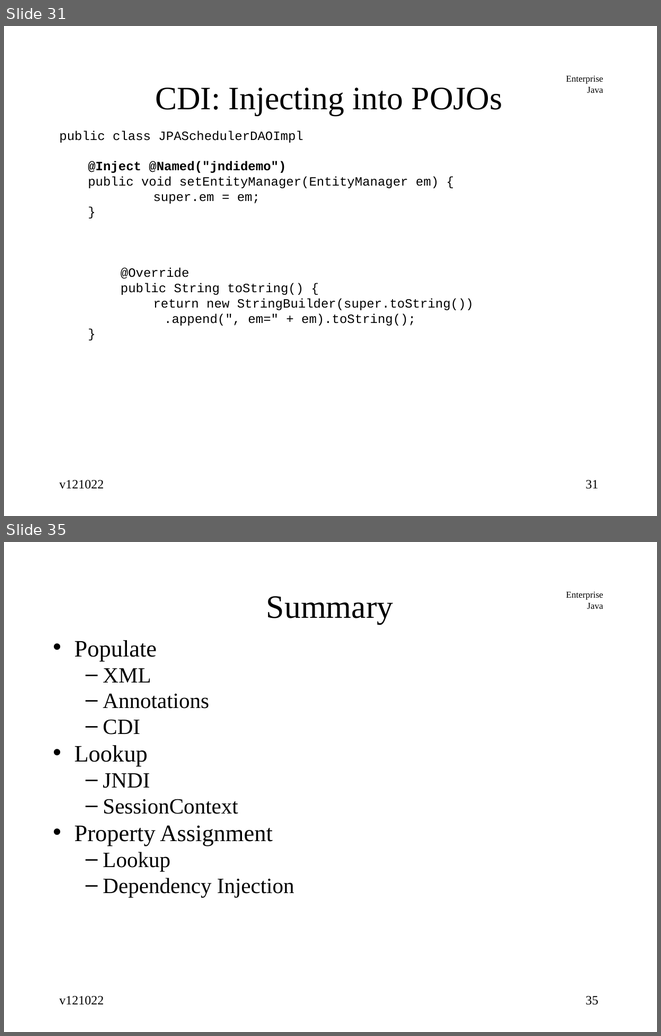
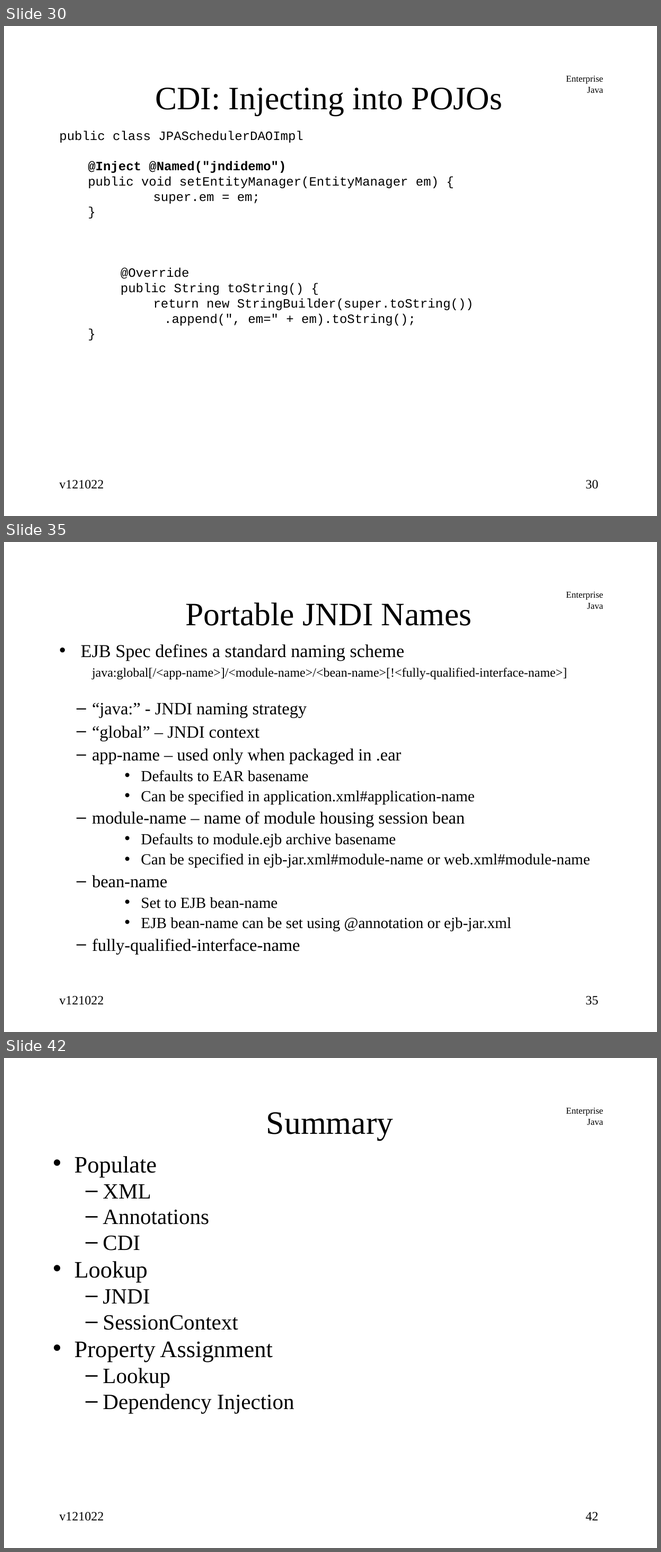
Before and after one commit to jcstaff/ejava-javaee, a slide deck: jndiDemo/src/site/resources/lectures/jndiENC.ppt. Shown one above the other, each under a label of ours: slides 31 and 35 before the commit, slides 30, 35 and 42 after it; the slides between them are not shown. The pictures are 661x1036 and 661x1552 pixels, drawn with LibreOffice and Linux fonts; fonts in the diff are those of the drawing. Boxes give left, top, right and bottom in pixels: in the first picture for what was removed or moved away, otherwise in the second. Text is boxed around its words. In the diff, an @@ line names an element or a change of style, - is before the commit and + after.

Commit message:
added JNDI naming scheme

```diff
--- a/jndiDemo/src/site/resources/lectures/jndiENC.ppt
+++ b/jndiDemo/src/site/resources/lectures/jndiENC.ppt
@@ slide 35 added at bbox=[4, 542, 657, 1032], background #FFFFFF; not listed: 1 template element that a slide beside it also shows @@
@@ title added at bbox=[186, 602, 472, 626], 36 pt, text #000000 @@
+Portable JNDI Names
@@ text added at bbox=[81, 644, 590, 954], 17 pt, text #000000 @@
+• EJB Spec defines a standard naming scheme
+  java:global[/<app-name>]/<module-name>/<bean-name>[!<fully-qualified-interface-name>]
+  – “java:” - JNDI naming strategy
+  – “global” – JNDI context
+  – app-name – used only when packaged in .ear
+    • Defaults to EAR basename
+    • Can be specified in application.xml#application-name
+  – module-name – name of module housing session bean
+    • Defaults to module.ejb archive basename
+    • Can be specified in ejb-jar.xml#module-name or web.xml#module-name
+  – bean-name
+    • Set to EJB bean-name
+    • EJB bean-name can be set using @annotation or ejb-jar.xml
+  – fully-qualified-interface-name
@@ text added at bbox=[59, 996, 104, 1005], 14 pt, text #000000 @@
+v121022
@@ page number added at bbox=[585, 996, 598, 1005], 14 pt, text #000000 @@
+35
@@ what was slide 31 is now slide 30 @@
@@ page number at bbox=[585, 480, 598, 489]: text changed @@
-31
+30
@@ what was slide 35 is now slide 42 @@
@@ page number at bbox=[585, 1512, 598, 1520]: text changed @@
-35
+42
```
Also in this commit, not shown: 11 slides changed, 6 other slides added.
